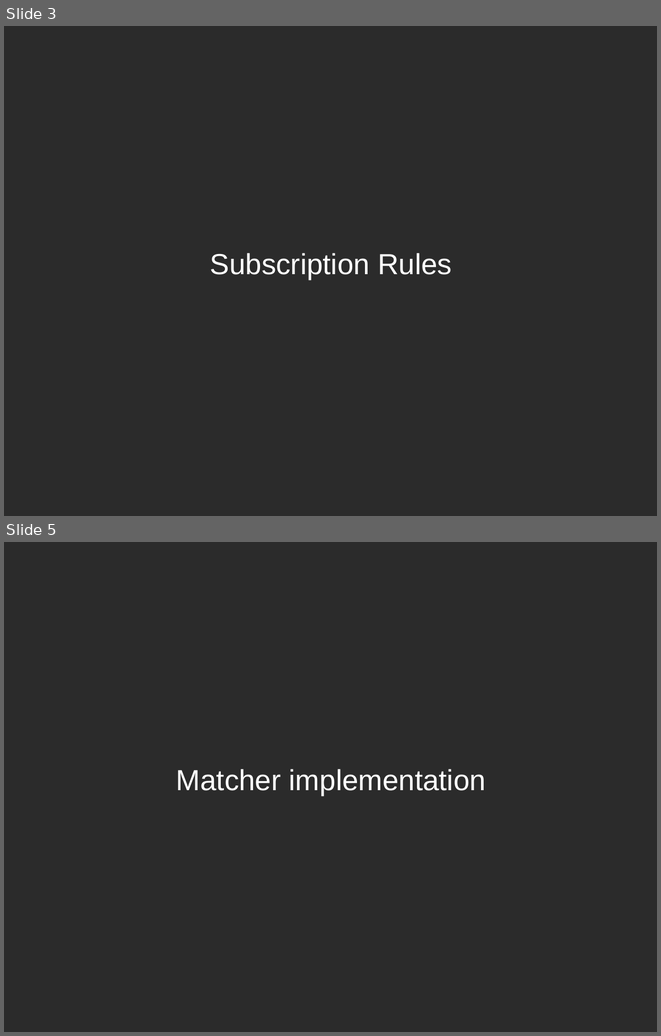
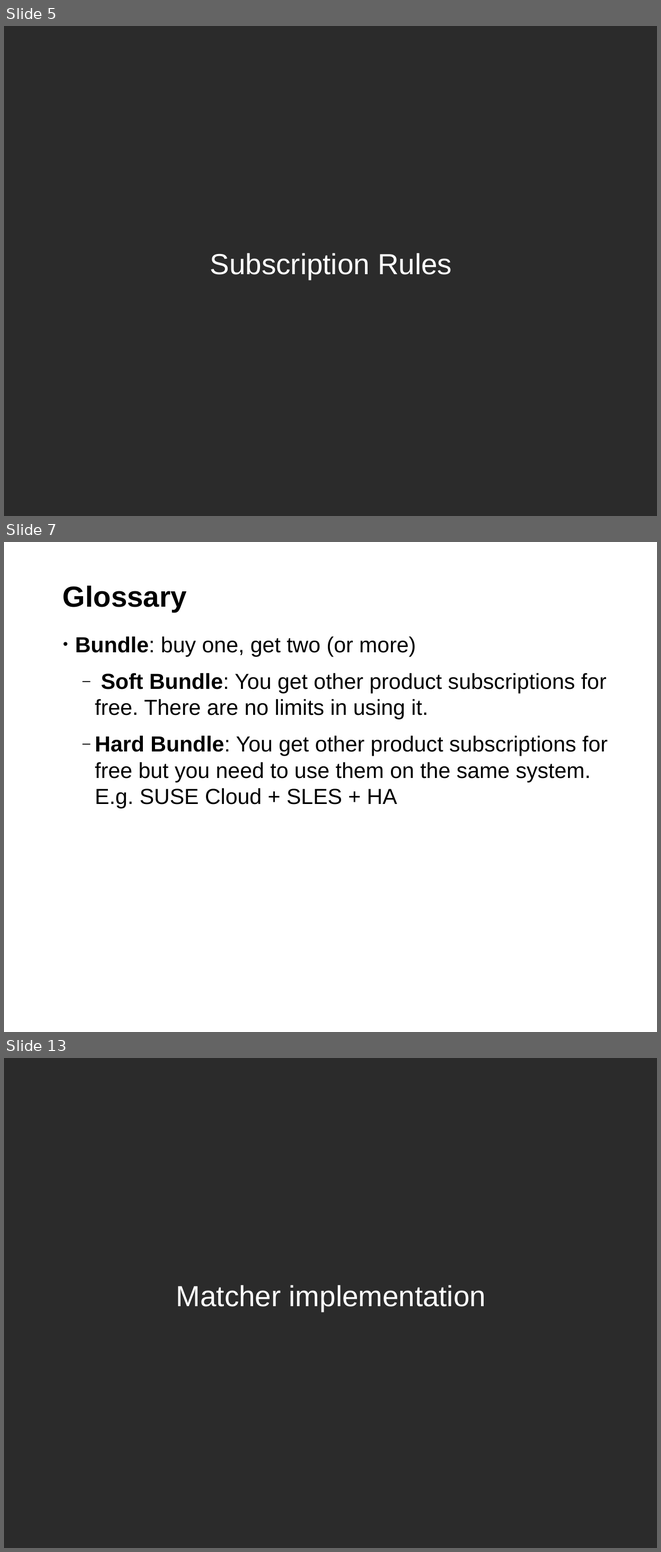
Before and after one commit to hustodemon/subscription-matcher, a slide deck: doc/SubscriptionCounting.odp. Shown one above the other, each under a label of ours: slides 3 and 5 before the commit, slides 5, 7 and 13 after it; the slides between them are not shown. The pictures are 661x1036 and 661x1552 pixels, drawn with LibreOffice and Linux fonts; fonts in the diff are those of the drawing; background and template pictures are left out; a plain dark background stands for a picture behind light text. Boxes give left, top, right and bottom in pixels: in the first picture for what was removed or moved away, otherwise in the second. Text is boxed around its words. In the diff, an @@ line names an element or a change of style, - is before the commit and + after.

Commit message:
update agenda, add introduction and write about Subscription Rules

```diff
--- a/doc/SubscriptionCounting.odp
+++ b/doc/SubscriptionCounting.odp
@@ slide 7 added at bbox=[4, 542, 657, 1032], background #FFFFFF @@
@@ title added at bbox=[63, 585, 187, 612], 32 pt, text #000000, bold @@
+Glossary
@@ text added at bbox=[75, 636, 608, 808], 24 pt, text #000000 @@
+• Bundle: buy one, get two (or more)
+  ‒ Soft Bundle: You get other product subscriptions for free. There are no limits in using it.
+  ‒ Hard Bundle: You get other product subscriptions for free but you need to use them on the same system. E.g. SUSE Cloud + SLES + HA
@@ page number added at bbox=[4, 1007, 87, 1032], 11 pt, text #FFFFFF @@
+7
@@ what was slide 3 is now slide 5 @@
@@ what was slide 5 is now slide 13 @@
```
Also in this commit, not shown: 1 slide changed, 8 other slides added, 1 slide removed.
